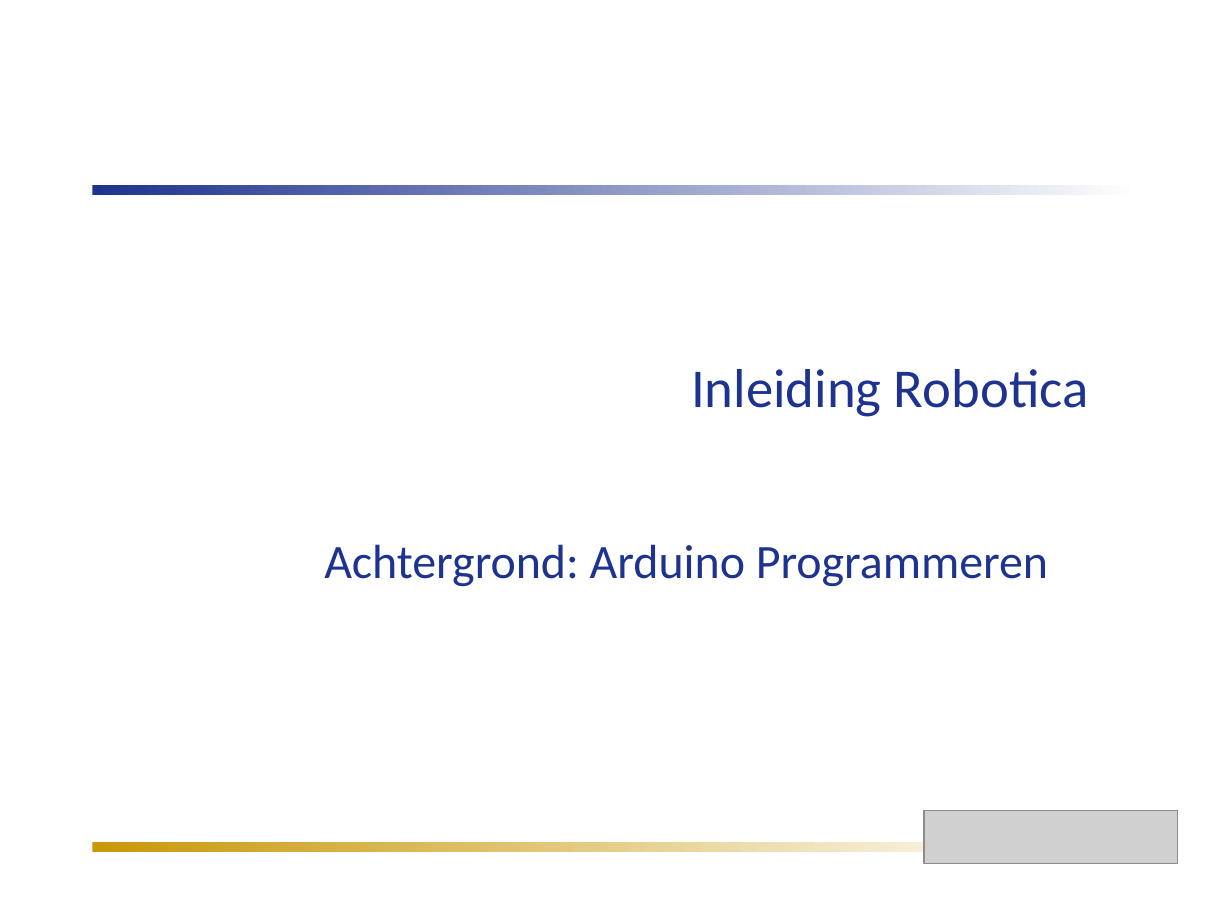
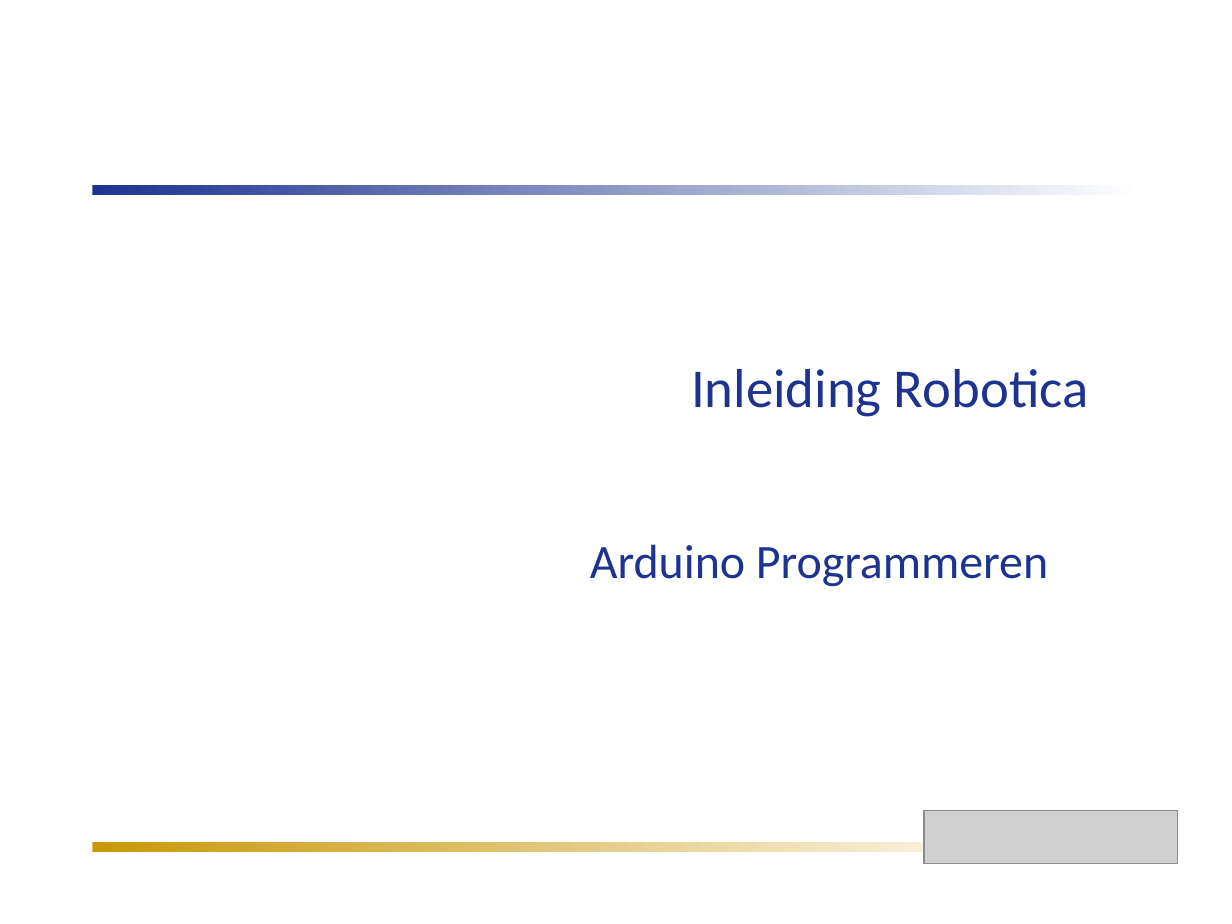
Before and after one commit to humiq/Greendevelopment, a slide deck: slide 1 of trunk/documents/Colleges/ISIROB College 4.ppt. Drawn at 1232x924 pixels with LibreOffice and Linux fonts; fonts in the diff are those of the drawing; grey boxes stand for pictures. Boxes give left, top, right and bottom in pixels: in the first picture for what was removed or moved away, otherwise in the second. Text is boxed around its words. In the diff, an @@ line names an element or a change of style, - is before the commit and + after.

```diff
--- a/trunk/documents/Colleges/ISIROB College 4.ppt
+++ b/trunk/documents/Colleges/ISIROB College 4.ppt
@@ text at (590, 544, 1048, 587): text changed @@
-Achtergrond: Arduino Programmeren
+Arduino Programmeren
```
Also in this commit, not shown: 16 other slides changed, 1 slide added, 3 slides removed, 1 other file.
